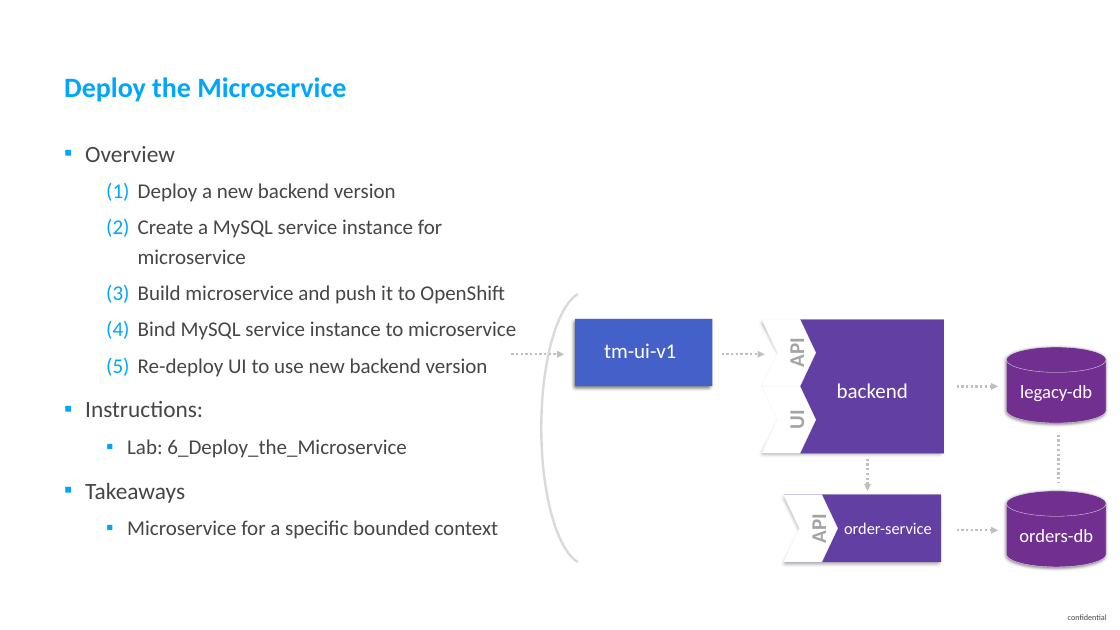
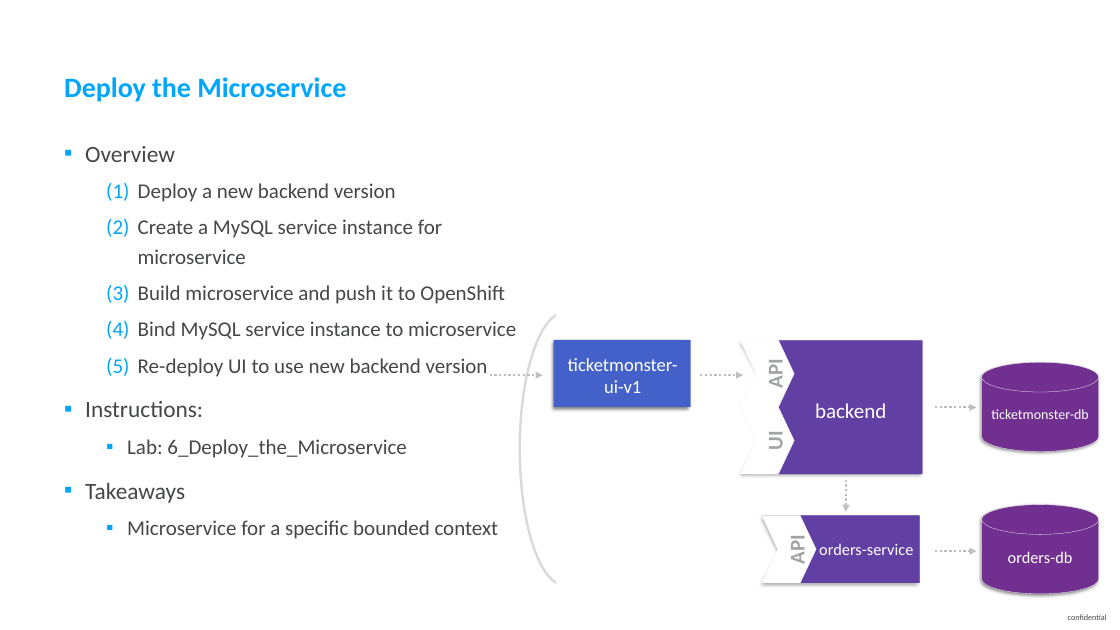
Before and after one commit to thiagobien/ACL, a slide deck: slide 20 of workshop/03_Monolith_to_Microservices/Monolith_to_Microservices.pptx. Drawn at 1120x630 pixels with LibreOffice and Linux fonts; fonts in the diff are those of the drawing. Boxes give left, top, right and bottom in pixels: in the first picture for what was removed or moved away, otherwise in the second. Text is boxed around its words. In the diff, an @@ line names an element or a change of style, - is before the commit and + after.

```diff
--- a/workshop/03_Monolith_to_Microservices/Monolith_to_Microservices.pptx
+++ b/workshop/03_Monolith_to_Microservices/Monolith_to_Microservices.pptx
@@ text at (568,358,678,393): text changed; size 18 to 16 pt @@
-tm-ui-v1
+ticketmonster-ui-v1
@@ cylinder "ticketmonster-db": place and size @@
-cylinder "ticketmonster-db" at (1007,347,1107,423)
+cylinder "ticketmonster-db" at (982,362,1099,451)
@@ text in cylinder at (991,409,1088,419): text changed; size 16 to 12 pt @@
-legacy-db
+ticketmonster-db
@@ line removed from (1059, 435) to (1059, 483) @@
@@ cylinder "orders-db": place and size @@
-cylinder "orders-db" at (1007,491,1107,567)
+cylinder "orders-db" at (982,505,1099,594)
@@ cylinder "orders-db" at (982,505,1099,594): size 16 to 14 pt @@
@@ text at (819,543,913,555): text changed @@
-order-service
+orders-service
@@ 5 arrows, 4 texts, 3 freeform shapes, 3 chevrons, 1 rectangle: place and size @@
-5 arrows, 4 texts, 3 freeform shapes, 3 chevrons, 1 rectangle at (512,294,998,562)
+5 arrows, 4 texts, 3 freeform shapes, 3 chevrons, 1 rectangle at (490,315,977,583)
```
Also in this commit, not shown: 6 other slides changed, 5 other files.
